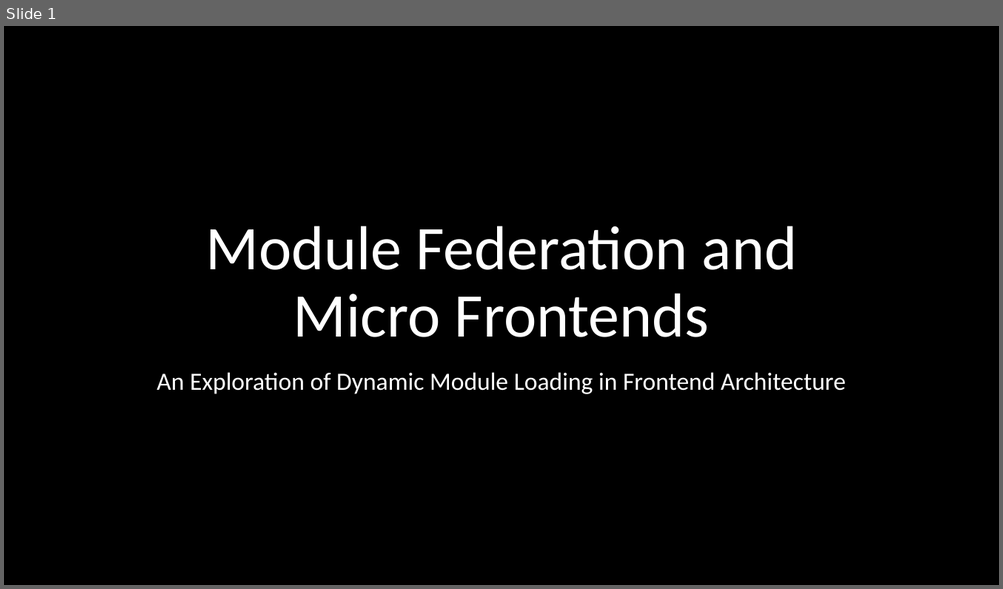
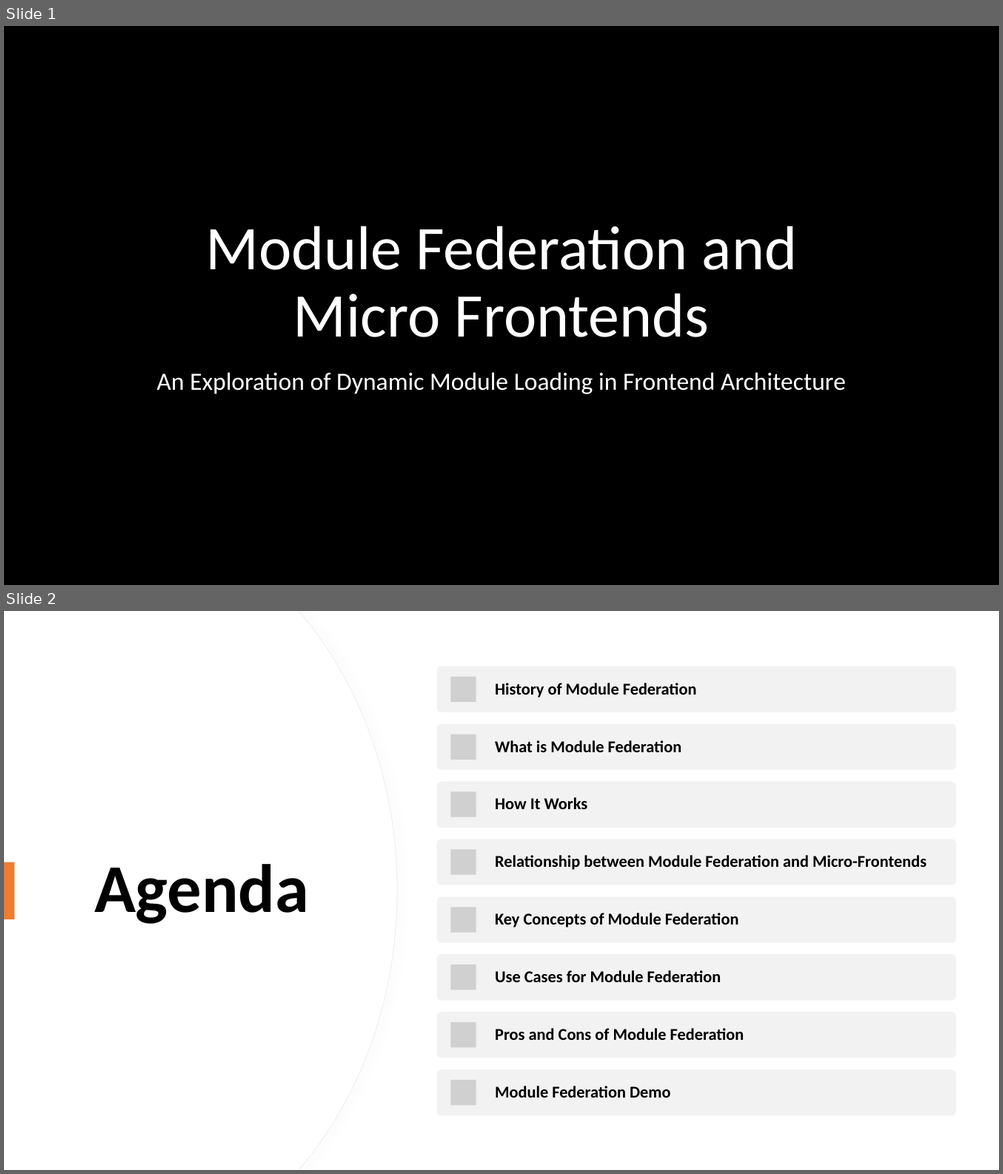
Before and after one commit to stevensamir20/Module-Federation, a slide deck: Module Federation.pptx. Shown one above the other, each under a label of ours: slide 1 before the commit, slides 1 and 2 after it. The pictures are 1003x589 and 1003x1174 pixels, drawn with LibreOffice and Linux fonts; fonts in the diff are those of the drawing; grey boxes stand for pictures; background and template pictures are left out. Boxes give left, top, right and bottom in pixels: in the first picture for what was removed or moved away, otherwise in the second. Text is boxed around its words. In the diff, an @@ line names an element or a change of style, - is before the commit and + after.

```diff
--- a/Module Federation.pptx
+++ b/Module Federation.pptx
@@ slide 2 added at [4, 611, 999, 1170], background #FFFFFF @@
@@ freeform shape added at [4, 611, 397, 1170], fill #FFFFFF, outline #EFEFEF 0.75 pt @@
@@ freeform shape added at [4, 611, 396, 1170], fill #FFFFFF @@
@@ rectangle added at [4, 863, 14, 920], fill #ED7D31 @@
@@ title added at [94, 864, 309, 924], 66 pt, text #000000, bold @@
+Agenda
@@ group added at [437, 667, 956, 1116]: 8 rounded rectangles, 8 pictures, 8 texts @@
+History of Module Federation
+What is Module Federation
+How It Works
+Relationship between Module Federation and Micro-Frontends
+Key Concepts of Module Federation
+Use Cases for Module Federation
+Pros and Cons of Module Federation
+Module Federation Demo
```
Also in this commit, not shown: 16 slides changed.
